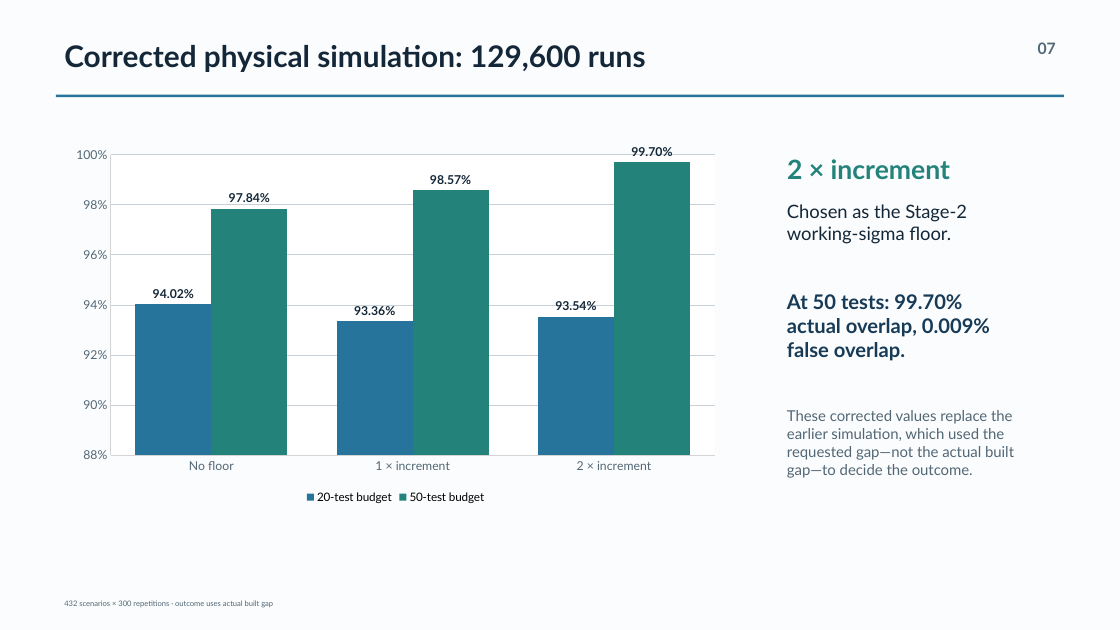
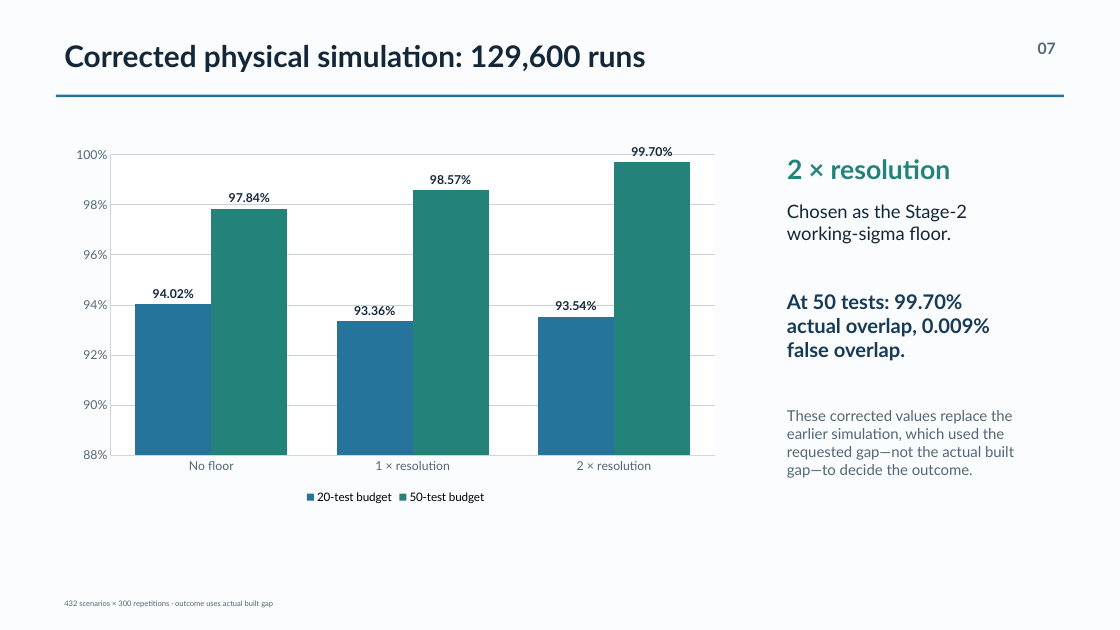
Before and after one commit to xCloudy75z/CHATGPT-Neyer, a slide deck: slide 7 of delivery/Neyer_Gap_Test_v1_9_Presentation.pptx. Drawn at 1120x630 pixels with LibreOffice and Linux fonts; fonts in the diff are those of the drawing. Boxes give left, top, right and bottom in pixels: in the first picture for what was removed or moved away, otherwise in the second. Text is boxed around its words. In the diff, an @@ line names an element or a change of style, - is before the commit and + after.

```diff
--- a/delivery/Neyer_Gap_Test_v1_9_Presentation.pptx
+++ b/delivery/Neyer_Gap_Test_v1_9_Presentation.pptx
@@ column chart at (63,140,728,508) @@
-categories: No floor, 1 × increment, 2 × increment
+categories: No floor, 1 × resolution, 2 × resolution
@@ text at (787,159,951,180): text changed @@
-2 × increment
+2 × resolution
```
Also in this commit, not shown: 6 other slides changed, 27 other files.
